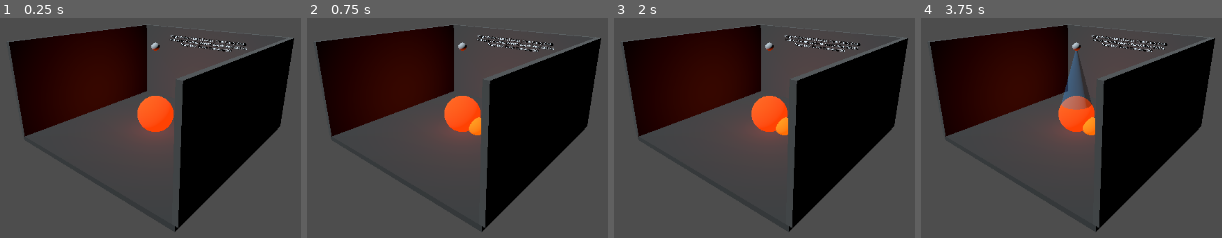
Above: before the commit, frames 1-4 (left to right).
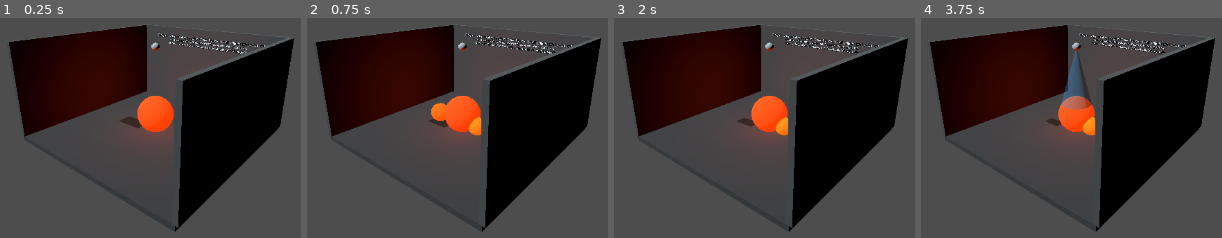
Above: after the commit, the same moments.

Repository: kblood/GameSystems
Game: Godot game, scene res://demos/sprinkler_fire/fire_station_demo.tscn
Same seed, same stepped clock (60 frames per second), same inputs: the game is played once before the commit and once after it. The project has no main scene, so this scene is started directly.
Inputs:
- Up to frame 1 (0.25 s): no input
- Up to frame 2 (0.75 s): tap Enter at 0.5 s; tap I at 0.6 s
- Up to frame 3 (2 s): tap E at 0.8, 1.35 s; hold S from 1.28 s (still down); tap I at 1.55 s
- Up to frame 4 (3.75 s): tap Space at 2, 3.5 s; release S at 2.03 s; tap I at 2.1, 3.05 s; tap E at 2.3, 2.85 s; tap Enter at 2.75 s; hold S from 3.53 s (still down); tap F at 3.6 s

The runs differ from the first frame. In frame 1, 0.7% of the frame differs, in the area x 39-89%, y 6-50%; in frame 2, 1.0%, in the area x 40-89%, y 6-50%; in frame 3, 0.6%; in frame 4, 0.6%.

Commit message:
Compose typed puddle fire in Godot station demo

Diff:
--- a/godot/demos/sprinkler_fire/fire_station_demo.gd
+++ b/godot/demos/sprinkler_fire/fire_station_demo.gd
@@ -7,10 +7,13 @@
 const Sprinklers = preload("res://addons/gs_sprinklers/gs_sprinkler_system.gd")
 const Electricity = preload("res://addons/gs_electricity/gs_electricity_system.gd")
 const NetworkPump = preload("res://addons/gs_electricity/gs_electricity_network_pump.gd")
+const PuddleStore = preload("res://addons/gs_bottles/gs_puddle_store.gd")
+const PuddleFire = preload("res://addons/gs_thermal/gs_puddle_fire_adapter.gd")
 
 const ROOM_ID := &"demo-room"
 const FIRE_ID := &"burning-pallet"
 const SPREAD_FIRE_ID := &"nearby-crate"
+const SPILL_FIRE_ID := &"diesel-spill-fire"
 const HEAD_ID := &"ceiling-head"
 const SUPPLY_ID := &"water-tank"
 const BATTERY_ID := &"pump-battery"
@@ -26,16 +29,23 @@
 var pump: RefCounted
 var electricity: RefCounted
 var sprinklers: RefCounted
+var puddles: RefCounted
+var puddle_fire: RefCounted
+var diesel_puddle_id := -1
 var valve_open := true
 var main_switch_on := true
 var fault_switch_on := false
 var last_spray_ml := 0.0
+var last_puddle_result: Dictionary = {}
+var _spill_spread_registered := false
 var _spray_linger_seconds := 0.0
 var _status_label: Label3D
 var _spray_visual: MeshInstance3D
 var _fire_visual: MeshInstance3D
 var _fire_light: OmniLight3D
 var _spread_fire_visual: MeshInstance3D
+var _spill_fire_visual: MeshInstance3D
+var _spill_visual: MeshInstance3D
 
 
 func _ready() -> void:
@@ -49,9 +59,18 @@
 	thermal.add_object(SPREAD_FIRE_ID, {"room_id": ROOM_ID, "position": Vector3(0.8, 0.0, 0.0),
 		"temperature_c": 20.0, "ignition_c": 240.0, "heat_capacity_kj_c": 0.001,
 		"flammability": 1.0, "fuel": 80.0, "burn_rate": 1.0, "heat_kj_per_fuel": 16.0})
+	thermal.add_object(SPILL_FIRE_ID, {"room_id": ROOM_ID, "position": Vector3(-1.35, 0.0, 0.0),
+		"temperature_c": 20.0, "ignition_c": 250.0, "heat_capacity_kj_c": 0.05,
+		"flammability": 0.9, "fuel": 120.0, "burn_rate": 0.4, "heat_kj_per_fuel": 18.0})
 	fire_spread = FireSpread.new(thermal)
 	fire_spread.register_object(FIRE_ID)
 	fire_spread.register_object(SPREAD_FIRE_ID)
+	puddles = PuddleStore.new()
+	diesel_puddle_id = puddles.create()
+	puddles.deposit(diesel_puddle_id, &"diesel", 1200.0)
+	puddles.deposit(diesel_puddle_id, &"water", 600.0)
+	puddle_fire = PuddleFire.new(thermal)
+	_sync_spill_visual()
 	tank = SupplyTank.new(WATER_CAPACITY_ML, {"water": WATER_CAPACITY_ML})
 	electricity = Electricity.new()
 	electricity.add(BATTERY_ID, {"kind": &"battery", "a": &"battery+", "b": &"ground",
@@ -75,6 +94,7 @@
 	sprinklers.add_head(HEAD_ID, {"room_id": ROOM_ID, "supply_id": SUPPLY_ID,
 		"target_ids": [FIRE_ID, SPREAD_FIRE_ID], "position": Vector3(0.0, 3.0, 0.0), "flow_ml_s": 240.0,
 		"trigger_temperature_c": 70.0, "response_seconds": 1.5, "range_m": 4.0})
+	_sync_fire_visual()
 	_update_status()
 
 
@@ -92,6 +112,8 @@
 		KEY_X: set_fault_switch(not fault_switch_on)
 		KEY_C: replace_fuse()
 		KEY_R: refill_water()
+		KEY_I: ignite_diesel_spill()
+		KEY_E: extinguish_diesel_spill()
 
 
 ## Testable host tick; each kernel applies its own fixed-step budget.
@@ -186,15 +208,46 @@
 	return added
 
 
+func ignite_diesel_spill() -> Dictionary:
+	if thermal == null or puddles == null or puddle_fire == null: return {"ok": false}
+	var state: Dictionary = thermal.object_state(SPILL_FIRE_ID)
+	if state.is_empty() or bool(state.burning) or float(state.wetness) >= 0.8:
+		last_puddle_result = {"ok": false, "reason": &"target_not_ignitable",
+			"kind": &"", "ml": 0.0, "energy_kj": 0.0}
+		_sync_spill_visual()
+		_update_status()
+		return last_puddle_result
+	last_puddle_result = puddle_fire.burn_fuel_puddle(puddles, diesel_puddle_id, SPILL_FIRE_ID, 400.0)
+	if last_puddle_result.get("ok", false) and not _spill_spread_registered:
+		_spill_spread_registered = fire_spread.register_object(SPILL_FIRE_ID)
+	_sync_spill_visual()
+	_update_status()
+	return last_puddle_result
+
+
+func extinguish_diesel_spill() -> Dictionary:
+	if thermal == null or puddles == null or puddle_fire == null: return {"ok": false}
+	last_puddle_result = puddle_fire.extinguish_from_puddle(
+		puddles, diesel_puddle_id, SPILL_FIRE_ID, &"water", 200.0)
+	_sync_spill_visual()
+	_update_status()
+	return last_puddle_result
+
+
 func demo_state() -> Dictionary:
 	if thermal == null or sprinklers == null: return {}
 	return {"fire": thermal.object_state(FIRE_ID), "spread_fire": thermal.object_state(SPREAD_FIRE_ID),
+		"spill_fire": thermal.object_state(SPILL_FIRE_ID),
 		"room": thermal.room_state(ROOM_ID),
 		"supply": tank.state(), "battery": battery.state(), "pump": pump.state(),
 		"head": sprinklers.head_state(HEAD_ID), "valve_open": valve_open,
 		"main_switch_on": main_switch_on, "fault_switch_on": fault_switch_on,
 		"fuse_blown": electricity.state(FUSE_ID).blown,
-		"last_spray_ml": last_spray_ml, "spray_visible": _spray_visual.visible}
+		"last_spray_ml": last_spray_ml, "spray_visible": _spray_visual.visible,
+		"diesel_puddle": puddles.components(diesel_puddle_id), "puddle_ledger": puddles.ledger(),
+		"diesel_spill_visible": _spill_visual.visible, "spill_fire_visible": _spill_fire_visual.visible,
+		"spill_status": _spill_status(),
+		"last_puddle_result": last_puddle_result.duplicate(true)}
 
 
 func _build_scene() -> void:
@@ -207,6 +260,17 @@
 	add_child(_fire_visual)
 	_spread_fire_visual = _sphere(0.38, Vector3(0.8, 0.45, 0.0), Color(1.0, 0.43, 0.04), true)
 	add_child(_spread_fire_visual)
+	_spill_visual = MeshInstance3D.new()
+	var spill_mesh := PlaneMesh.new()
+	spill_mesh.size = Vector2(1.25, 0.72)
+	_spill_visual.mesh = spill_mesh
+	_spill_visual.position = Vector3(-1.35, 0.012, 0.0)
+	var spill_material := _material(Color(0.08, 0.075, 0.055, 0.94))
+	spill_material.transparency = BaseMaterial3D.TRANSPARENCY_ALPHA
+	_spill_visual.material_override = spill_material
+	add_child(_spill_visual)
+	_spill_fire_visual = _sphere(0.42, Vector3(-1.35, 0.52, 0.0), Color(1.0, 0.34, 0.025), true)
+	add_child(_spill_fire_visual)
 	_fire_light = OmniLight3D.new()
 	_fire_light.position = Vector3(0.0, 1.0, 0.0)
 	_fire_light.light_color = Color(1.0, 0.26, 0.06)
@@ -242,9 +306,36 @@
 	_fire_visual.visible = burning
 	_fire_light.visible = burning
 	_spread_fire_visual.visible = bool(spread_state.get("burning", false))
+	_sync_spill_visual()
 	if burning:
 		var size := 0.65 + minf(0.4, float(state.fuel) / 750.0)
 		_fire_visual.scale = Vector3.ONE * size
+
+
+func _sync_spill_visual() -> void:
+	if not is_instance_valid(_spill_visual) or puddles == null or diesel_puddle_id < 0: return
+	var components: Dictionary = puddles.components(diesel_puddle_id)
+	var volume_ml: float = puddles.volume(diesel_puddle_id)
+	_spill_visual.visible = volume_ml > 0.0
+	if volume_ml > 0.0:
+		var scale_factor := sqrt(clampf(volume_ml / 1800.0, 0.0, 1.0))
+		_spill_visual.scale = Vector3(scale_factor, 1.0, scale_factor)
+	var spill_material := _spill_visual.material_override as StandardMaterial3D
+	if spill_material != null:
+		spill_material.albedo_color = Color(0.08, 0.075, 0.055, 0.94) if float(components.get("diesel", 0.0)) > 0.0 \
+			else Color(0.06, 0.22, 0.42, 0.9)
+	if is_instance_valid(_spill_fire_visual) and thermal != null:
+		_spill_fire_visual.visible = bool(thermal.object_state(SPILL_FIRE_ID).get("burning", false))
+
+
+func _spill_status() -> String:
+	if thermal == null or puddles == null: return "UNAVAILABLE"
+	var state: Dictionary = thermal.object_state(SPILL_FIRE_ID)
+	if state.is_empty(): return "UNAVAILABLE"
+	if bool(state.burning): return "BURNING"
+	if float(state.wetness) >= 0.8: return "WET"
+	if float(puddles.components(diesel_puddle_id).get("diesel", 0.0)) <= 0.0: return "EMPTY"
+	return "READY"
 
 
 func _update_status() -> void:
@@ -252,11 +343,13 @@
 	var head: Dictionary = sprinklers.head_state(HEAD_ID) if sprinklers != null else {}
 	var battery_state: Dictionary = battery.state()
 	var water_ml := float(tank.state().components.get("water", 0.0))
-	_status_label.text = "F trigger | V valve | B battery | S switch | X fault | C fuse | R refill\nHead: %s  Valve: %s  Switch: %s  Fuse: %s  Water: %.0f mL\nBattery: %.1f / %.1f Wh  Room smoke: %.2f" % [
+	var spill_components: Dictionary = puddles.components(diesel_puddle_id) if puddles != null and diesel_puddle_id >= 0 else {}
+	_status_label.text = "F trigger | V valve | B battery | S switch | X fault | C fuse | R refill | I ignite spill | E cool spill\nHead: %s  Valve: %s  Switch: %s  Fuse: %s  Water: %.0f mL\nBattery: %.1f / %.1f Wh  Smoke: %.2f  Diesel spill: %.0f mL (%s)" % [
 		"ON" if head.get("triggered", false) else "standby", "OPEN" if valve_open else "CLOSED",
 		"ON" if main_switch_on else "OFF", "BLOWN" if electricity != null and electricity.state(FUSE_ID).blown else "OK",
 		water_ml, float(battery_state.energy_wh), float(battery_state.capacity_wh),
-		float(thermal.room_state(ROOM_ID).get("smoke", 0.0)) if thermal != null else 0.0]
+		float(thermal.room_state(ROOM_ID).get("smoke", 0.0)) if thermal != null else 0.0,
+		float(spill_components.get("diesel", 0.0)), _spill_status()]
 
 
 func _box(size: Vector3, location: Vector3, color: Color) -> MeshInstance3D:
--- a/godot/demos/sprinkler_fire/fire_station_demo_tests.gd
+++ b/godot/demos/sprinkler_fire/fire_station_demo_tests.gd
@@ -18,6 +18,38 @@
 	case_result(initial.fire.burning and initial.supply.components.water == 20000.0
 		and initial.battery.energy_wh == 180.0 and not initial.fuse_blown,
 		"scene composes an active fire, finite water supply and fused battery circuit")
+	case_result(initial.diesel_puddle == {"diesel": 1200.0, "water": 600.0}
+		and initial.puddle_ledger.held_ml == 1800.0 and initial.diesel_spill_visible
+		and not initial.spill_fire_visible and initial.spill_status == "READY",
+		"scene owns a persistent visible mixed diesel/water puddle with explicit typed volume")
+	var puddle_ignition: Dictionary = demo.ignite_diesel_spill()
+	var lit_spill: Dictionary = demo.demo_state()
+	case_result(puddle_ignition.ok and puddle_ignition.kind == &"diesel"
+		and puddle_ignition.ml == 400.0 and is_equal_approx(puddle_ignition.energy_kj, 14.4)
+		and lit_spill.spill_fire.burning and lit_spill.spill_fire_visible and lit_spill.spill_status == "BURNING"
+		and lit_spill.diesel_puddle == {"diesel": 800.0, "water": 600.0}
+		and lit_spill.puddle_ledger.consumed_ml == 400.0,
+		"typed diesel receipt ignites the spill target and preserves its water component")
+	var puddle_quench: Dictionary = demo.extinguish_diesel_spill()
+	var quenched_spill: Dictionary = demo.demo_state()
+	case_result(puddle_quench.ok and puddle_quench.kind == &"water" and puddle_quench.ml == 200.0
+		and not quenched_spill.spill_fire.burning and not quenched_spill.spill_fire_visible and quenched_spill.spill_status == "WET"
+		and quenched_spill.diesel_puddle == {"diesel": 800.0, "water": 400.0}
+		and quenched_spill.puddle_ledger.consumed_ml == 600.0,
+		"typed water receipt extinguishes the diesel spill without consuming its remaining fuel")
+	var wet_relight: Dictionary = demo.ignite_diesel_spill()
+	var refused_spill: Dictionary = demo.demo_state()
+	case_result(not wet_relight.ok and refused_spill.last_puddle_result.reason == &"target_not_ignitable"
+		and refused_spill.spill_status == "WET" and refused_spill.puddle_ledger.consumed_ml == 600.0,
+		"wet spill refuses relight without consuming another fuel dose")
+	demo.puddles.withdraw(demo.diesel_puddle_id, &"diesel", 800.0)
+	demo._sync_spill_visual()
+	var water_only: Dictionary = demo.demo_state()
+	case_result(water_only.diesel_spill_visible and water_only.diesel_puddle == {"water": 400.0},
+		"persistent puddle visualization remains while typed water remains after fuel is exhausted")
+	demo.puddles.withdraw(demo.diesel_puddle_id, &"water", 400.0)
+	demo._sync_spill_visual()
+	case_result(not demo.demo_state().diesel_spill_visible, "empty puddle hides its visual")
 	var spread_demo: Node3D = DemoScene.instantiate()
 	root.add_child(spread_demo)
 	var spread_result: Dictionary = spread_demo.advance(0.3)
Not shown, changed: docs/godot_thermal.md
Not shown, changed: docs/improvement_backlog.md
Not shown, changed: godot/demos/sprinkler_fire/README.md
